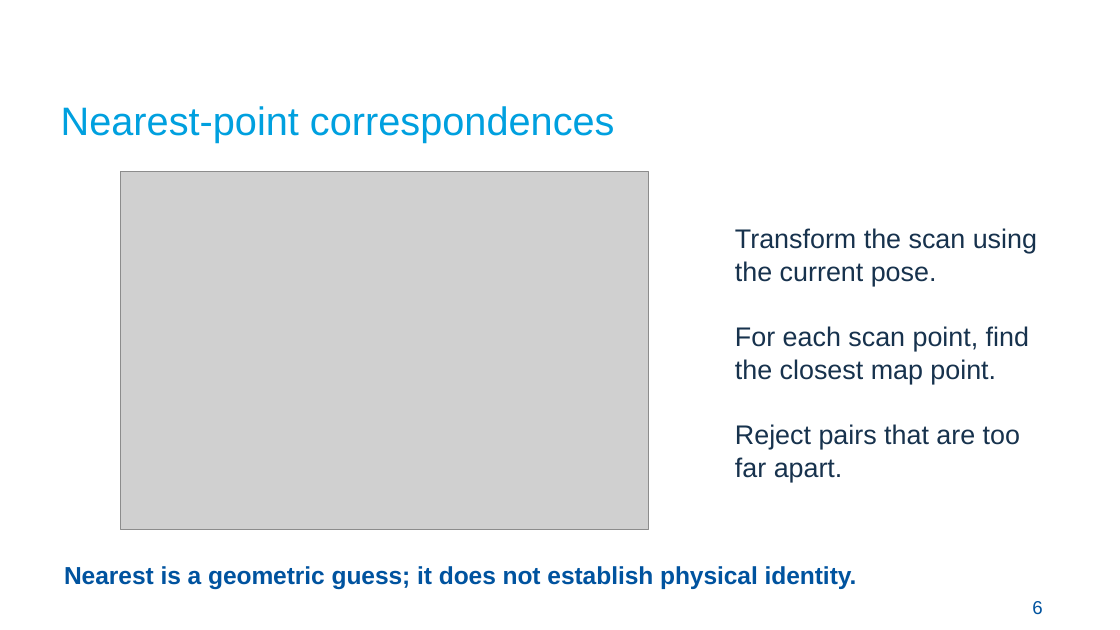
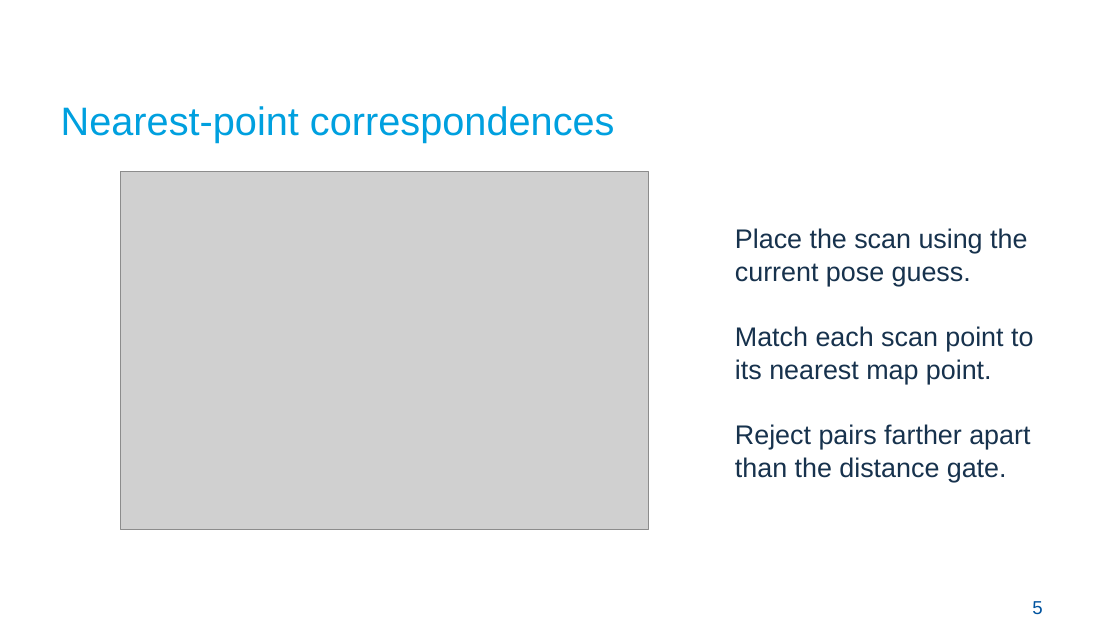
Before and after one commit to Croquembouche/Intro2AV-CourseContent, a slide deck: slide 5 of 2026/Presentations/Lecture 5 Localization for Autonomous Driving.pptx (slide 6 before the commit). Drawn at 1120x630 pixels with LibreOffice and Linux fonts; fonts in the diff are those of the drawing; grey boxes stand for pictures; background and template pictures are left out. Boxes give left, top, right and bottom in pixels: in the first picture for what was removed or moved away, otherwise in the second. Text is boxed around its words. In the diff, an @@ line names an element or a change of style, - is before the commit and + after.

```diff
--- a/2026/Presentations/Lecture 5 Localization for Autonomous Driving.pptx
+++ b/2026/Presentations/Lecture 5 Localization for Autonomous Driving.pptx
@@ text at [735,228,1033,482]: text changed @@
-Transform the scan using the current pose.
-For each scan point, find the closest map point.
-Reject pairs that are too far apart.
+Place the scan using the current pose guess.
+Match each scan point to its nearest map point.
+Reject pairs farther apart than the distance gate.
@@ text removed at [64,566,857,589] @@
-Nearest is a geometric guess; it does not establish physical identity.
@@ text at [1032,601,1042,615]: text changed @@
-6
+5
```
Also in this commit, not shown: 21 other slides changed, 13 slides added, 9 slides removed, 8 other files.
